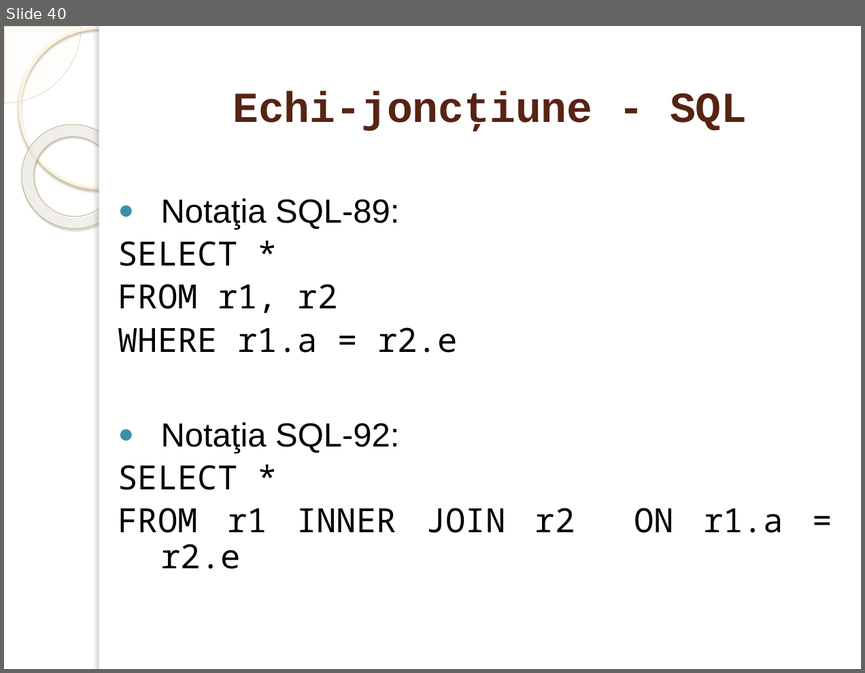
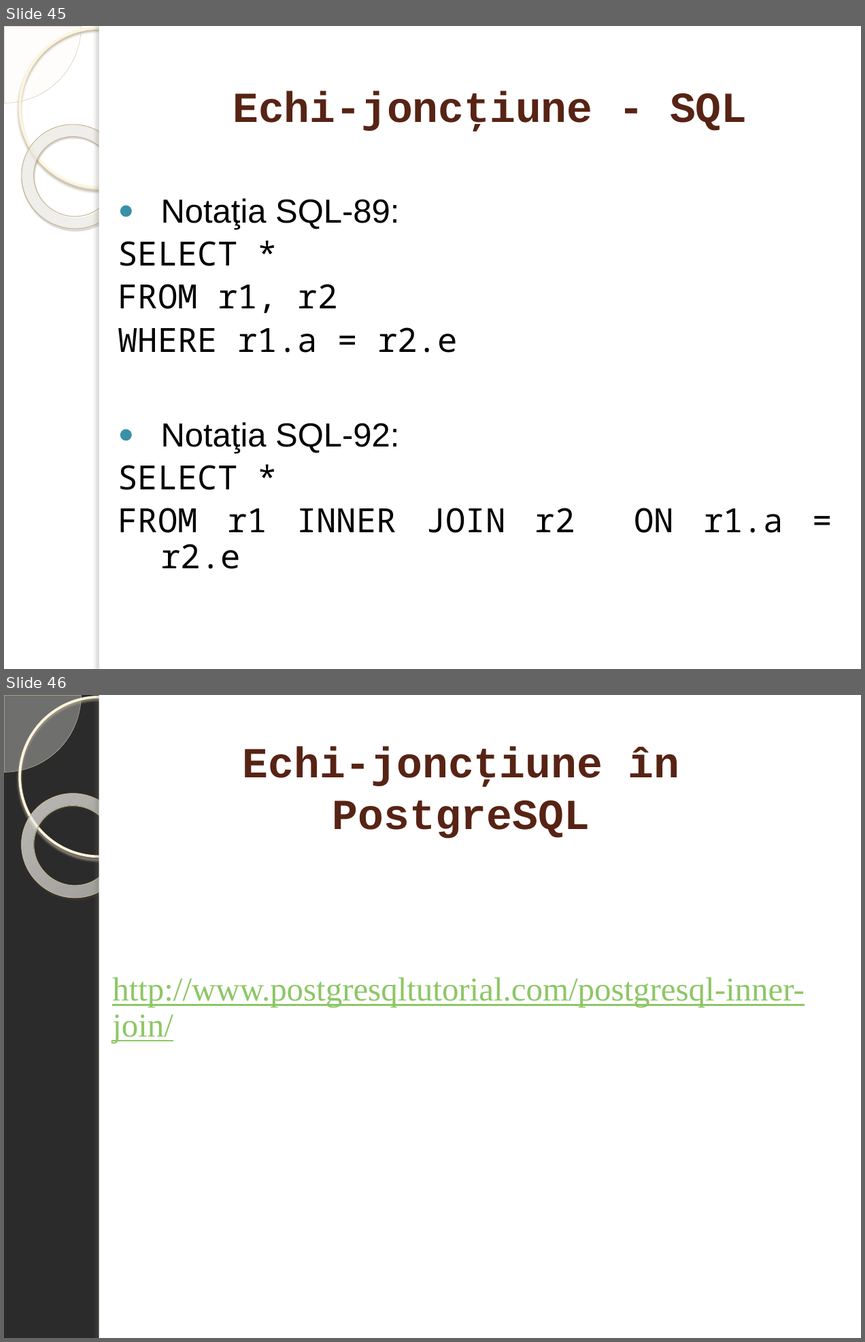
Before and after one commit to marinfotache/Baze-de-date-I, a slide deck: 11-13_SQL_Interogari - elemente de baza/11_LimbajeDeInterogare_AR_SQL2.pptx. Shown one above the other, each under a label of ours: slide 40 before the commit, slides 45 and 46 after it. The pictures are 865x673 and 865x1342 pixels, drawn with LibreOffice and Linux fonts; fonts in the diff are those of the drawing; background and template pictures are left out; a plain dark background stands for a picture behind light text. Boxes give left, top, right and bottom in pixels: in the first picture for what was removed or moved away, otherwise in the second. Text is boxed around its words. In the diff, an @@ line names an element or a change of style, - is before the commit and + after.

```diff
--- a/11-13_SQL_Interogari - elemente de baza/11_LimbajeDeInterogare_AR_SQL2.pptx
+++ b/11-13_SQL_Interogari - elemente de baza/11_LimbajeDeInterogare_AR_SQL2.pptx
@@ slide 46 added at (4, 695, 861, 1338), background picture (left out); not listed: 5 template elements that a slide beside it also shows @@
@@ title added at (243, 747, 680, 838), 36 pt, text #572314, bold @@
+Echi-joncţiune în PostgreSQL
@@ text added at (112, 977, 804, 1043), 28 pt, text #8DC765, underline @@
+http://www.postgresqltutorial.com/postgresql-inner-join/
@@ what was slide 40 is now slide 45 @@
```
Also in this commit, not shown: 2 slides changed, 6 other slides added.
